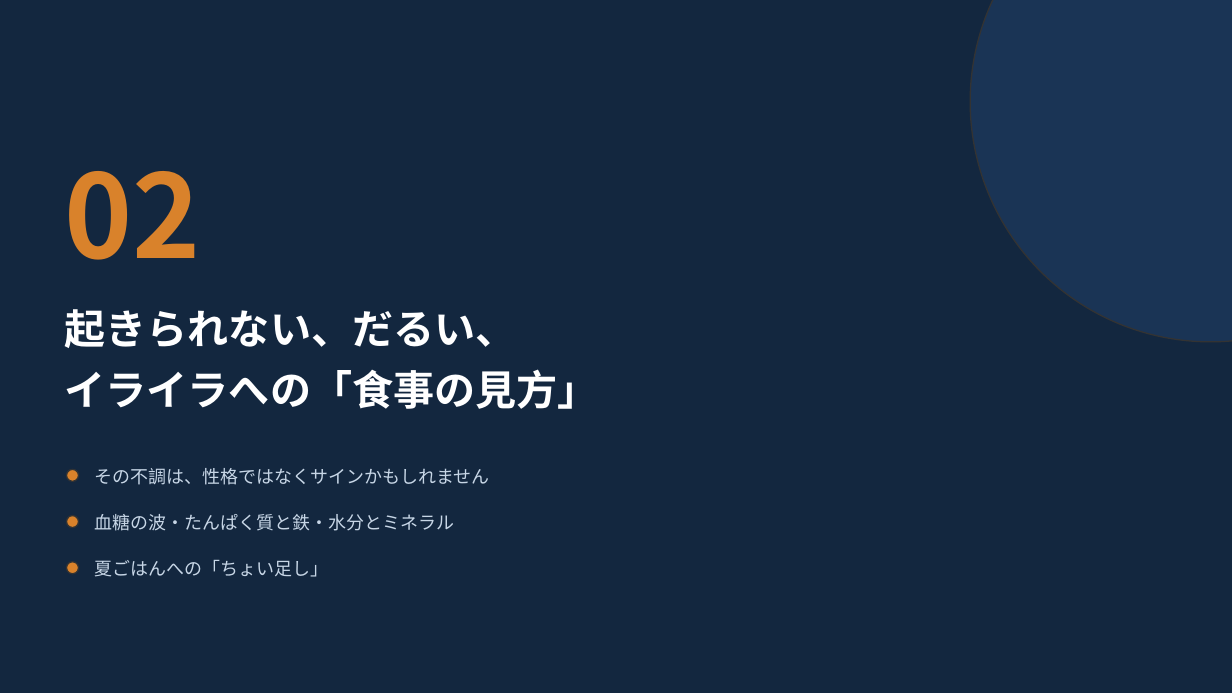
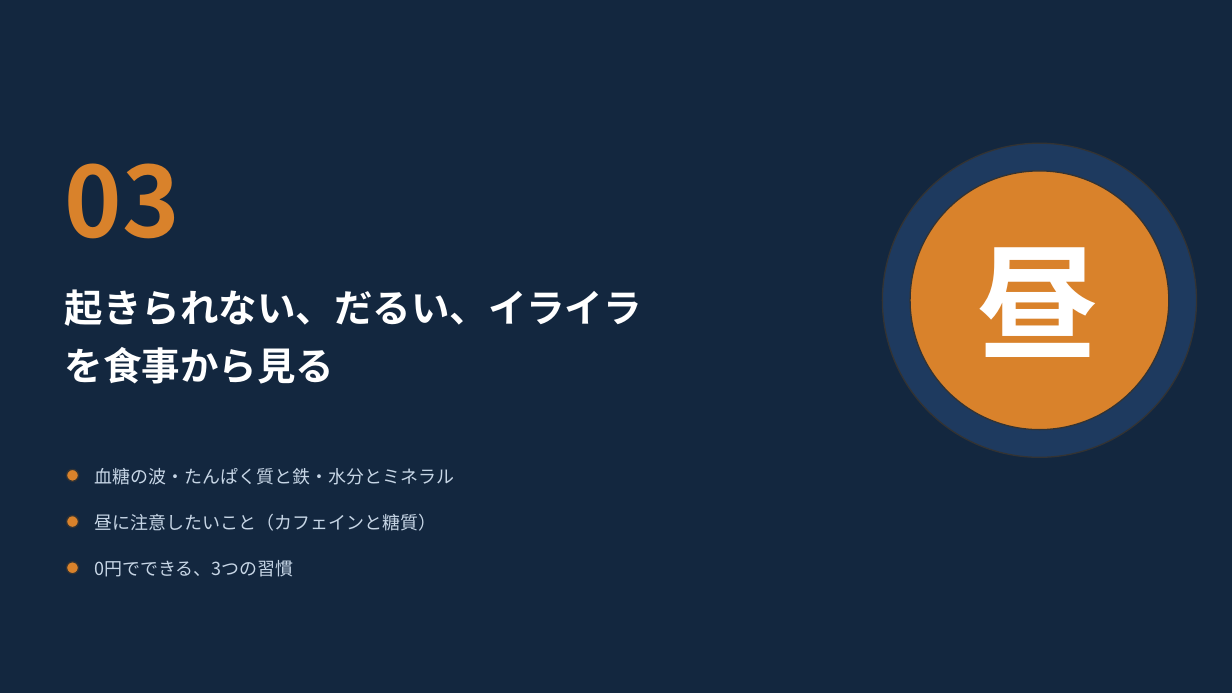
Before and after one commit to xxhmannasuimhxx/-, a slide deck: slide 17 of 夏休みの終わり_第2回_食と生活リズムの整え方.pptx (slide 13 before the commit). Drawn at 1232x693 pixels with LibreOffice and Linux fonts; fonts in the diff are those of the drawing. Boxes give left, top, right and bottom in pixels: in the first picture for what was removed or moved away, otherwise in the second. Text is boxed around its words. In the diff, an @@ line names an element or a change of style, - is before the commit and + after.

```diff
--- a/夏休みの終わり_第2回_食と生活リズムの整え方.pptx
+++ b/夏休みの終わり_第2回_食と生活リズムの整え方.pptx
@@ ellipse removed at (x1=970, y1=0, x2=1232, y2=342) @@
@@ ellipse added at (x1=883, y1=143, x2=1197, y2=457), fill #1E3A5F, outline #333333 1 pt @@
@@ text removed at (x1=65, y1=171, x2=201, y2=260) @@
-02
@@ text added at (x1=65, y1=163, x2=180, y2=239), 76 pt, text #D9822B, bold @@
+03
@@ ellipse added at (x1=910, y1=171, x2=1169, y2=430), fill #D9822B, outline #333333 1 pt @@
@@ text added at (x1=978, y1=247, x2=1101, y2=357), 96 pt, text #FFFFFF, bold @@
+昼
@@ text at (x1=65, y1=289, x2=642, y2=384): text changed; size 32 to 30 pt @@
-起きられない、だるい、
-イライラへの「食事の見方」
+起きられない、だるい、イライラ
+を食事から見る
@@ text "血糖の波・たんぱく質と鉄・水分とミネラル" moved from (x1=94, y1=514, x2=454, y2=531) to (x1=94, y1=468, x2=454, y2=485) @@
@@ text removed at (x1=94, y1=468, x2=489, y2=485) @@
-その不調は、性格ではなくサインかもしれません
@@ text added at (x1=94, y1=514, x2=436, y2=531), 14 pt, text #C7D6E6 @@
+昼に注意したいこと（カフェインと糖質）
@@ text at (x1=94, y1=560, x2=294, y2=577): text changed @@
-夏ごはんへの「ちょい足し」
+0円でできる、3つの習慣
```
Also in this commit, not shown: 18 other slides changed, 20 slides added, 9 slides removed, 1 other file.
